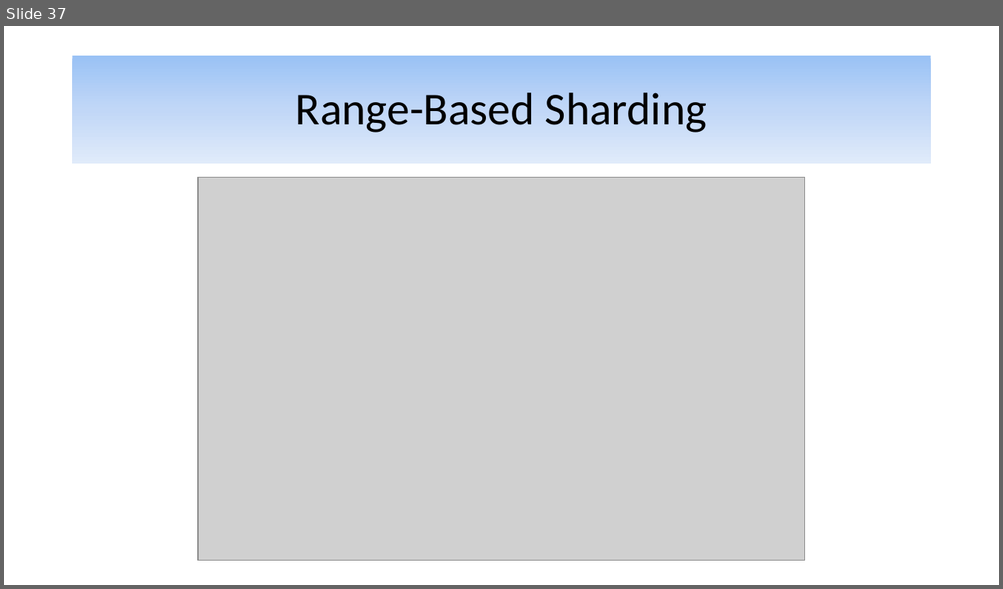
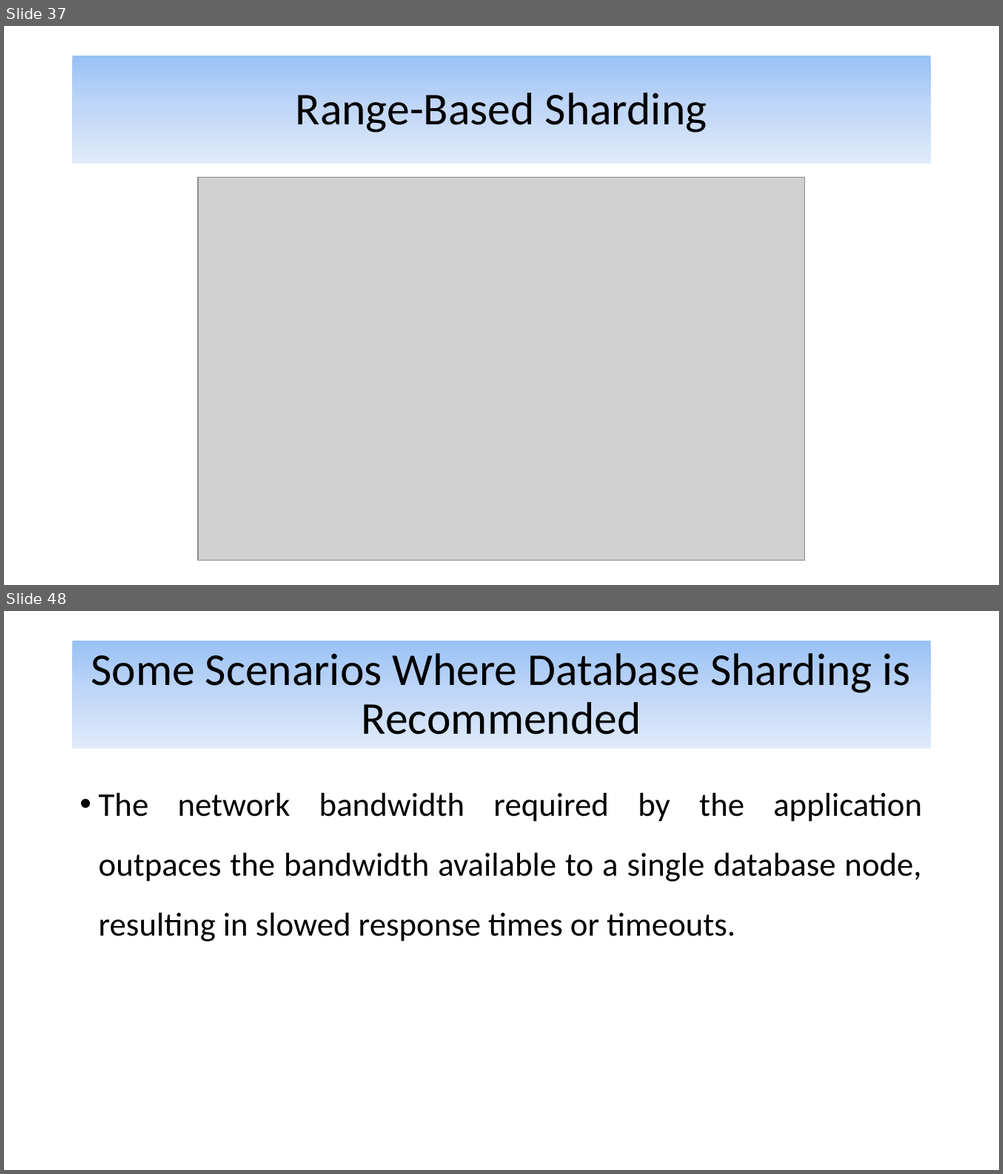
Before and after one commit to alijfri99/presentations, a slide deck: Advanced DBMS Presentation.pptx. Shown one above the other, each under a label of ours: slide 37 before the commit, slides 37 and 48 after it; the slides between them are not shown. The pictures are 1003x589 and 1003x1174 pixels, drawn with LibreOffice and Linux fonts; fonts in the diff are those of the drawing; grey boxes stand for pictures. Boxes give left, top, right and bottom in pixels: in the first picture for what was removed or moved away, otherwise in the second. Text is boxed around its words. In the diff, an @@ line names an element or a change of style, - is before the commit and + after.

```diff
--- a/Advanced DBMS Presentation.pptx
+++ b/Advanced DBMS Presentation.pptx
@@ slide 48 added at bbox=[4, 611, 999, 1170], background #FFFFFF @@
@@ title added at bbox=[73, 641, 930, 749], fill gradient #9AC3F5 to #C2D8F8 to #E1EBFB, 44 pt, text #000000 @@
+Some Scenarios Where Database Sharding is Recommended
@@ text added at bbox=[99, 793, 922, 942], 32 pt, text #000000 @@
+• The network bandwidth required by the application outpaces the bandwidth available to a single database node, resulting in slowed response times or timeouts.
```
Also in this commit, not shown: 15 other slides added.
